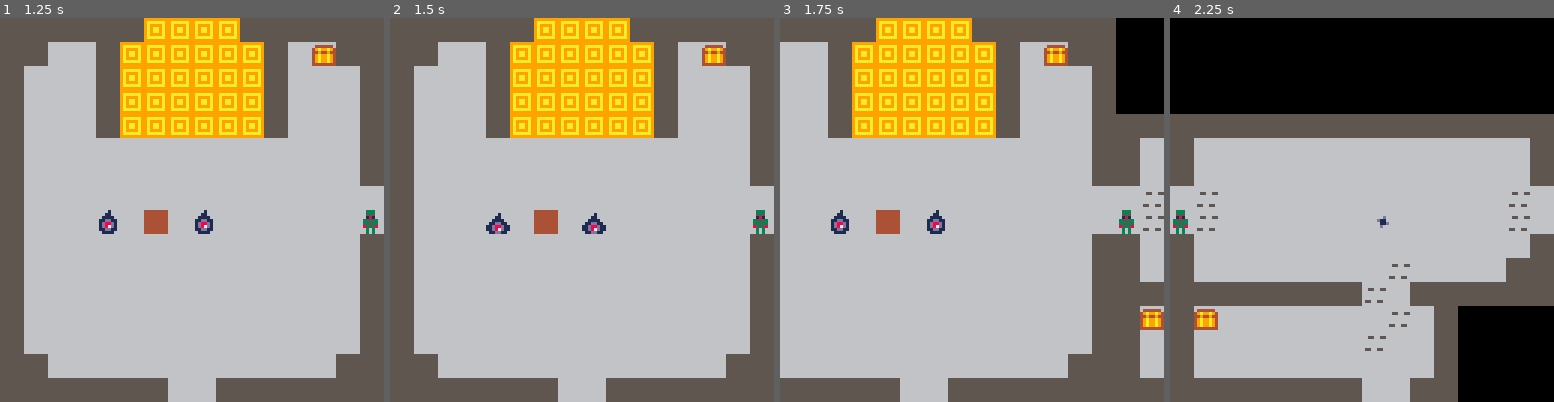
Above: before the commit, frames 1-4 (left to right).
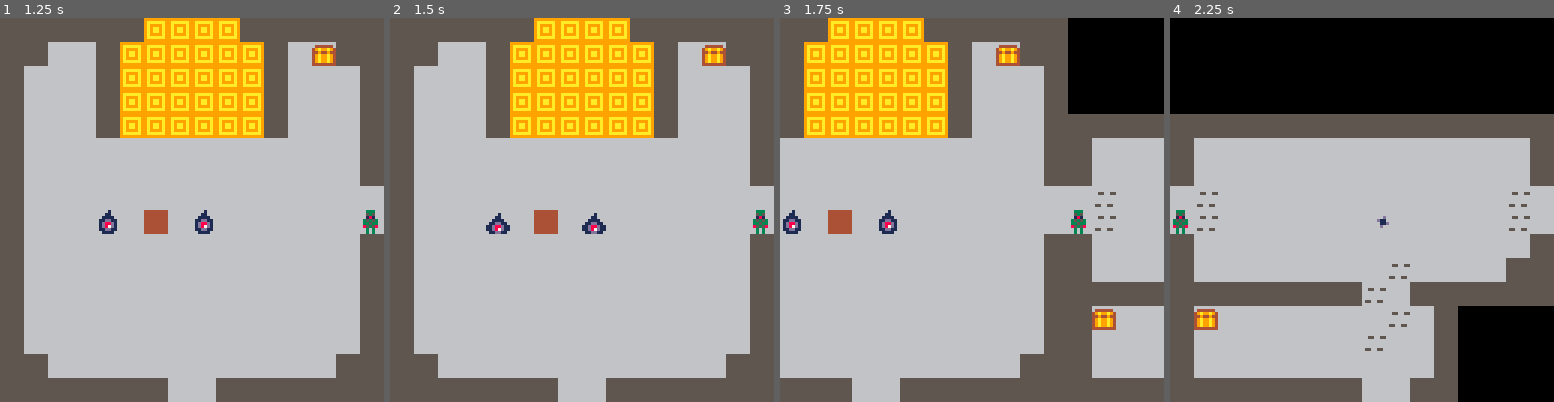
Above: after the commit, the same moments.

Repository: rledford/pico-door
Game: PICO-8 cartridge door.p8
The game is run twice, just before and just after one commit, with the same random seed, the same clock (stepped at 60 frames per second) and the same inputs.
Inputs:
- Up to frame 1 (1.25 s): tap X (X key) at 0.33, 1.07 s; tap O (Z key) at 0.7 s
- Up to frame 2 (1.5 s): no input
- Up to frame 3 (1.75 s): hold Right from 1.6 s (still down); tap O (Z key) at 1.7 s
- Up to frame 4 (2.25 s): tap X (X key) at 1.85 s; release Right at 2.1 s; tap O (Z key) at 2.1 s; hold Up from 2.15 s (still down)

Frames 1-2 are identical in both runs. In frame 3, 32% of the frame differs, in the area x 0-100%, y 0-100%; in frame 4, nothing differs.

Commit message:
Move room transition checks to player update.

Diff:
--- a/door.p8
+++ b/door.p8
@@ -2,6 +2,15 @@
 version 42
 __lua__
 -- main
+
+-- constants --
+---------------
+TILE_W = 8
+TILE_H = 8
+TILE_HALF_W = TILE_W/2
+TILE_HALF_H = TILE_H/2
+SCREEN_W = 128
+SCREEN_H = 128
 
 -- globals --
 -------------
@@ -88,9 +97,6 @@
 		this.face = {x=1,y=0}
 	end,
 	update=function(this)
-		if is_room_transition then
-			return
-		end
 		local dx = 0
 		local dy = 0
 		if btnp(k_left) then
@@ -106,10 +112,13 @@
 			local from = count(this.moves) and this.moves[#this.moves] or {x=this.x,y=this.y}
 			this.face.x = dx
 			this.face.y = dy
-			local mx = dx * 8 + from.x
-			local my = dy * 8 + from.y
-			if this.can_move_to(mx/8, my/8) then
+			local mx = dx * TILE_W + from.x
+			local my = dy * TILE_H + from.y
+			if this.can_move_to(mx/TILE_W, my/TILE_H) then
 				add(this.moves, {x=mx,y=my})
+				if is_move_to_next_room(mx,my) then
+					start_room_transition(room.x + dx, room.y + dy)
+				end
 			end
 		end
 		find_target_object(this)
@@ -159,6 +168,7 @@
 		this.y += this.direction.y * this.spd
 		if this.lifetime <= 0 then
 			destroy_object(this)
+			return
 		end
 	end,
 	draw=function(this)
@@ -199,7 +209,6 @@
 door_type = {
 	init=function(this)
 		this.tile = 3
-		this.hitbox={x=0,y=0,w=8,h=8}
 		this.spr = this.tile
 	end,
 	update=function(this)
@@ -221,7 +230,7 @@
 	obj.flip = {x=false,y=false}
 	obj.x = x
 	obj.y = y
-	obj.hitbox = {x=0,y=0,w=8,h=8}
+	obj.hitbox = {x=0,y=0,w=TILE_W,h=TILE_H}
 	obj.spd = 1
 	obj.moves = {}
 	obj.threat = 0
@@ -251,27 +260,14 @@
 		local dest = obj.moves[1]
 		if obj.x ~= dest.x then
 			local sign = obj.x - dest.x > 0 and -1 or 1
-			obj.x += sign * 1
+			obj.x += sign
 		end
 		if obj.y ~= dest.y then
 			local sign = obj.y - dest.y > 0 and -1 or 1
-			obj.y += sign * 1
+			obj.y += sign
 		end
 		if obj.x == dest.x and obj.y == dest.y then
 			del(obj.moves, dest)
-		end
-
-		-- TODO: try not to depend on is_room_transition
-		if type == player_type and not is_room_transition then
-			if obj.x + 4 > room.x * 128 + 128 then
-				start_room_transition(room.x + 1, room.y)
-			elseif obj.x + 4 < room.x * 128 then
-				start_room_transition(room.x - 1, room.y)
-			elseif obj.y + 4 > room.y * 128 + 128 then
-				start_room_transition(room.x, room.y + 1)
-			elseif obj.y + 4 < room.y * 128 then
-				start_room_transition(room.x, room.y - 1)
-			end
 		end
 	end
 
@@ -353,8 +349,8 @@
 
 function update_room_transition()
 	player.move()
-	local diffx = room.x * 8 * 16 - camera_pos.x
-	local diffy = room.y * 8 * 16 - camera_pos.y
+	local diffx = room.x * SCREEN_W - camera_pos.x
+	local diffy = room.y * SCREEN_H - camera_pos.y
 
 	if diffx ~= 0 then
 		camera_pos.x += camera_spd * sign(diffx)
@@ -377,6 +373,13 @@
 
 -- utils --
 -----------
+
+function is_move_to_next_room(x,y)
+	return x > room.x * SCREEN_W + SCREEN_W - 1 or
+		x < room.x * SCREEN_W or
+		y > room.y * SCREEN_H + SCREEN_H - 1 or
+		y < room.y * SCREEN_H
+end
 
 function clamp(value, min, max)
 	if value < min then
@@ -393,7 +396,9 @@
 end
 
 function get_range(obj, other)
-	return sqrt(((other.x + 4) - (obj.x + 4))^2 + ((other.y + 4) - (obj.y + 4))^2)
+	return sqrt(
+		((other.x + TILE_HALF_W) - (obj.x + TILE_HALF_W))^2 + ((other.y + TILE_HALF_H) - (obj.y + TILE_HALF_H))^2
+	)
 end
 
 function index_of(tbl, value)
